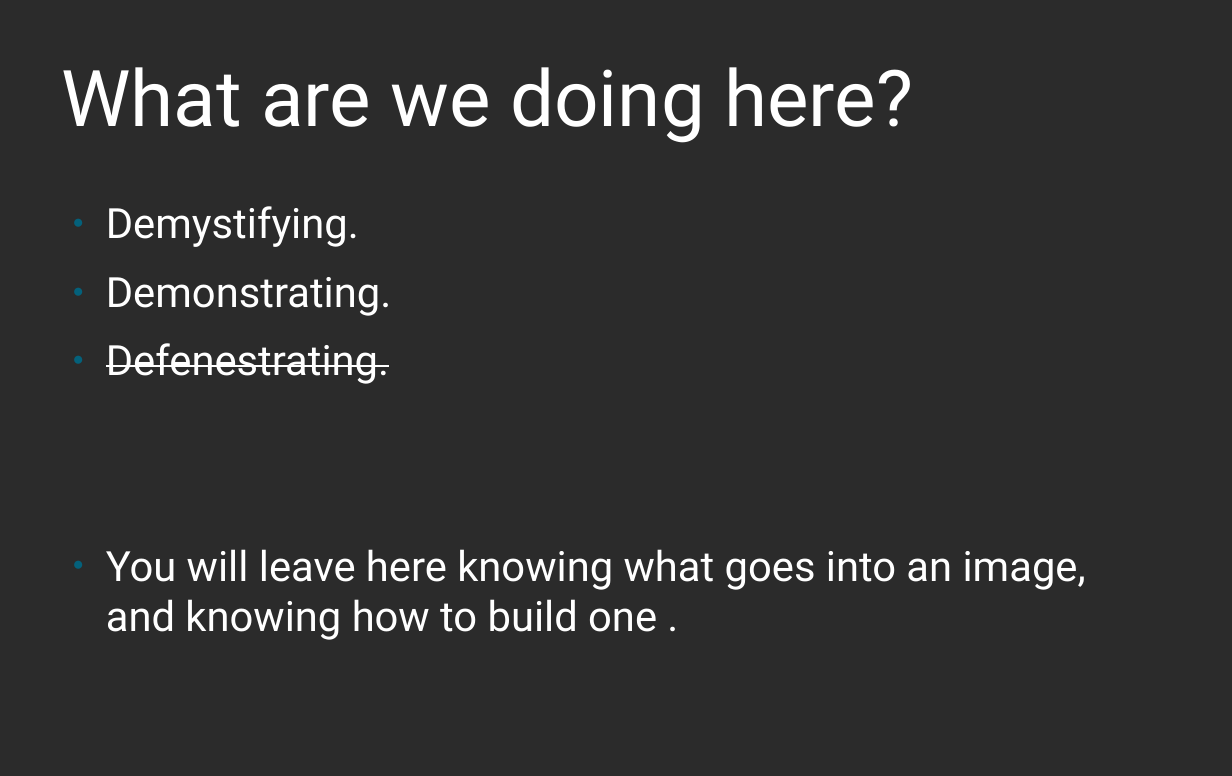
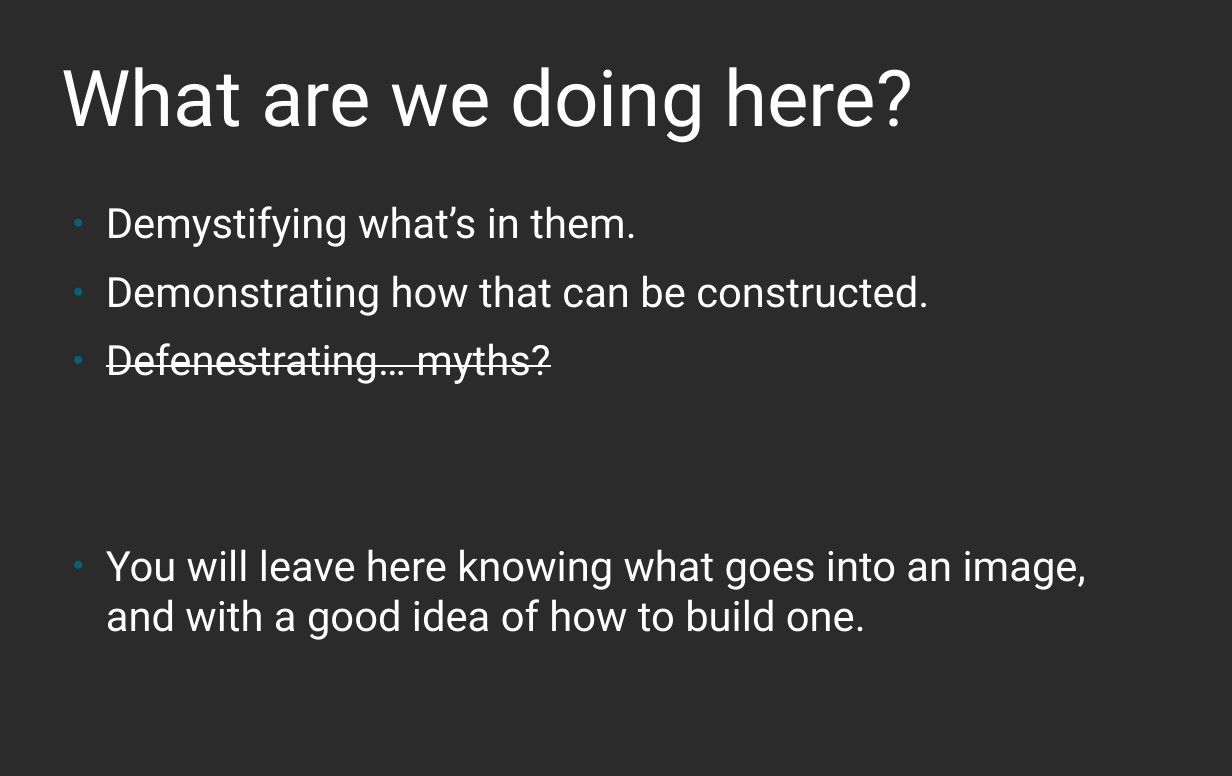
Before and after one commit to nalind/devconf.us-2018, a slide deck: slide 3 of images.odp. Drawn at 1232x776 pixels with LibreOffice and Linux fonts; fonts in the diff are those of the drawing; background and template pictures are left out; a plain dark background stands for a picture behind light text. Boxes give left, top, right and bottom in pixels: in the first picture for what was removed or moved away, otherwise in the second. Text is boxed around its words. In the diff, an @@ line names an element or a change of style, - is before the commit and + after.

Commit message:
Update slides

```diff
--- a/images.odp
+++ b/images.odp
@@ text at (106,206,1086,640): text changed @@
-● Demystifying.
-● Demonstrating.
-● Defenestrating.
-● You will leave here knowing what goes into an image, and knowing how to build one .
+● Demystifying what’s in them.
+● Demonstrating how that can be constructed.
+● Defenestrating… myths?
+● You will leave here knowing what goes into an image, and with a good idea of how to build one.
```
